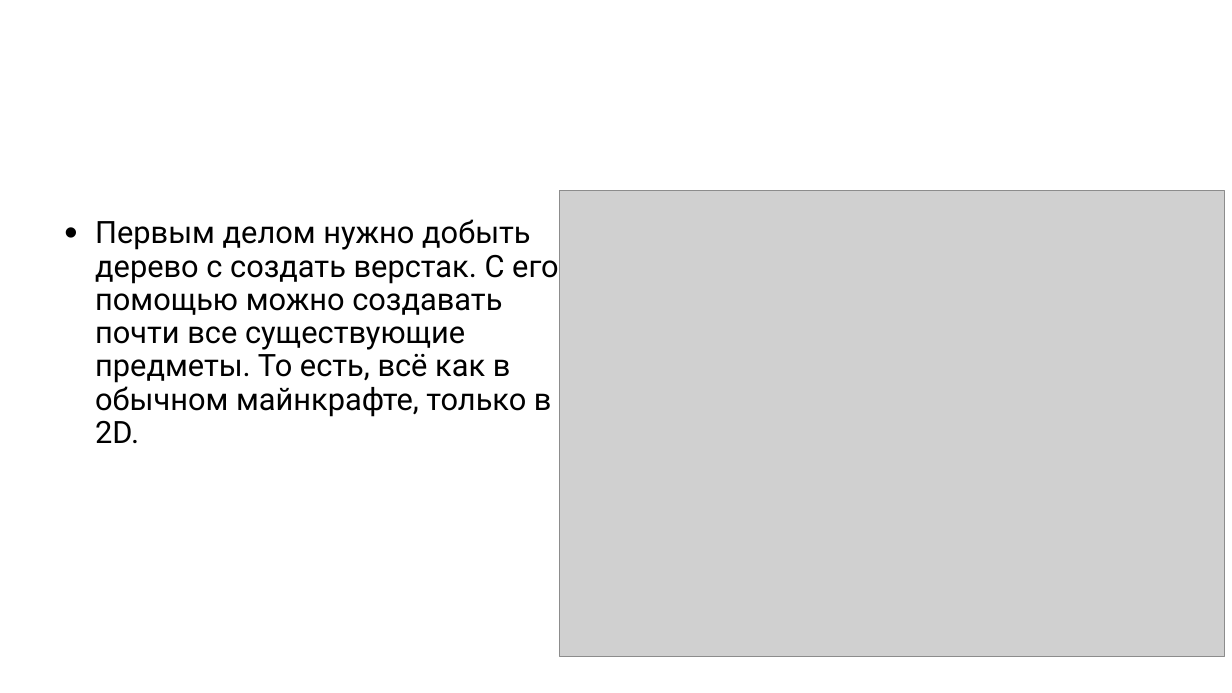
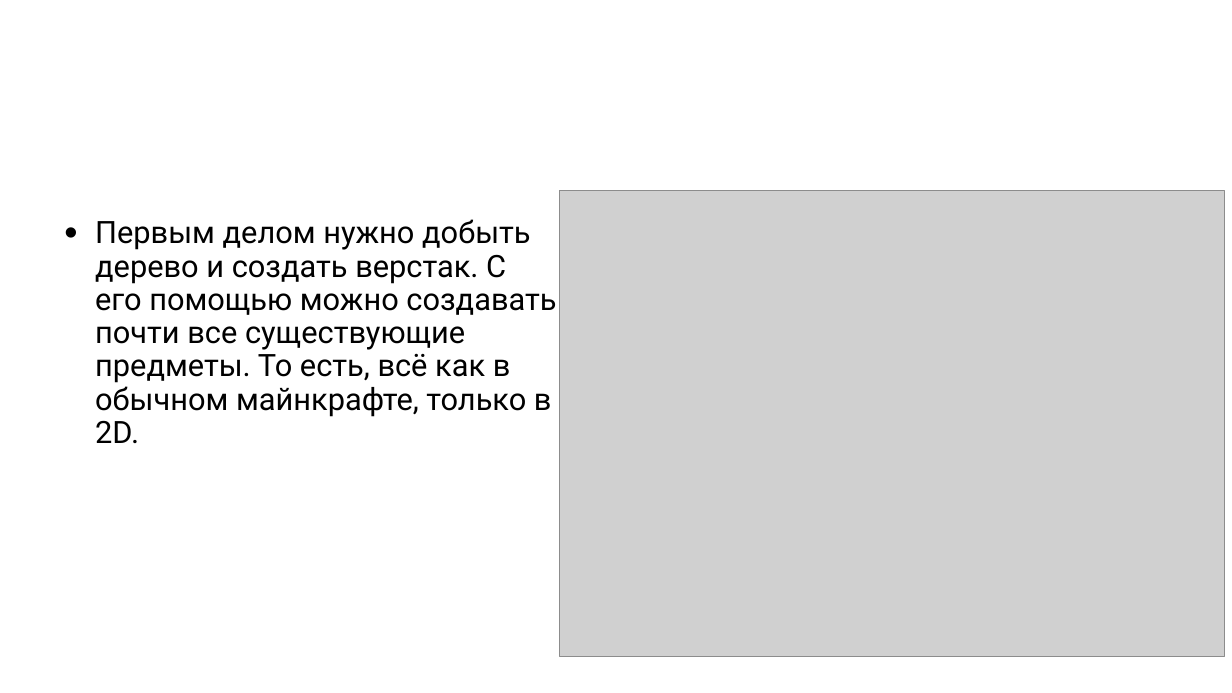
Before and after one commit to Subvius/minecraft-2d, a slide deck: slide 8 of Защита проекта Pygame.pptx. Drawn at 1232x693 pixels with LibreOffice and Linux fonts; fonts in the diff are those of the drawing; grey boxes stand for pictures; background and template pictures are left out. Boxes give left, top, right and bottom in pixels: in the first picture for what was removed or moved away, otherwise in the second. Text is boxed around its words. In the diff, an @@ line names an element or a change of style, - is before the commit and + after.

```diff
--- a/Защита проекта Pygame.pptx
+++ b/Защита проекта Pygame.pptx
@@ text at (95,219,556,443): text changed @@
-• Первым делом нужно добыть дерево с создать верстак. С его помощью можно создавать почти все существующие предметы. То есть, всё как в обычном майнкрафте, только в 2D.
+• Первым делом нужно добыть дерево и создать верстак. С его помощью можно создавать почти все существующие предметы. То есть, всё как в обычном майнкрафте, только в 2D.
```
Also in this commit, not shown: 2 other slides changed.
